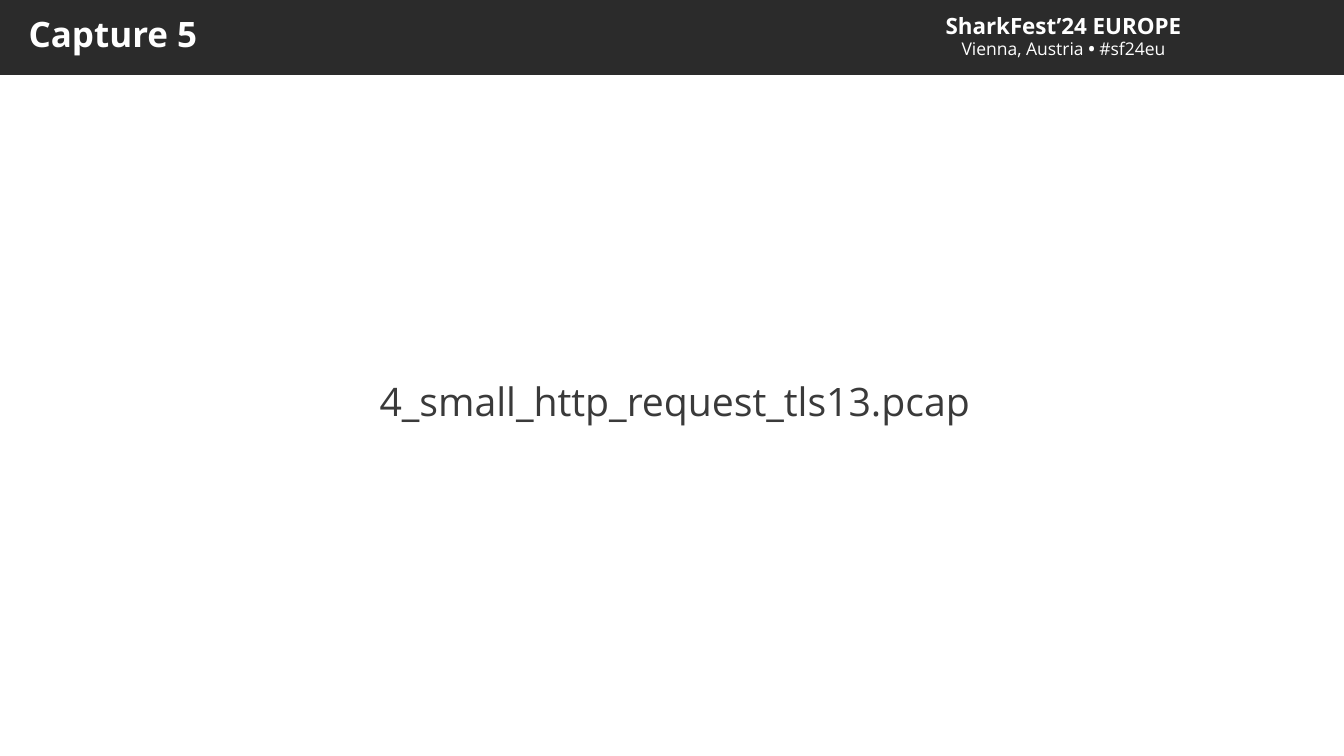
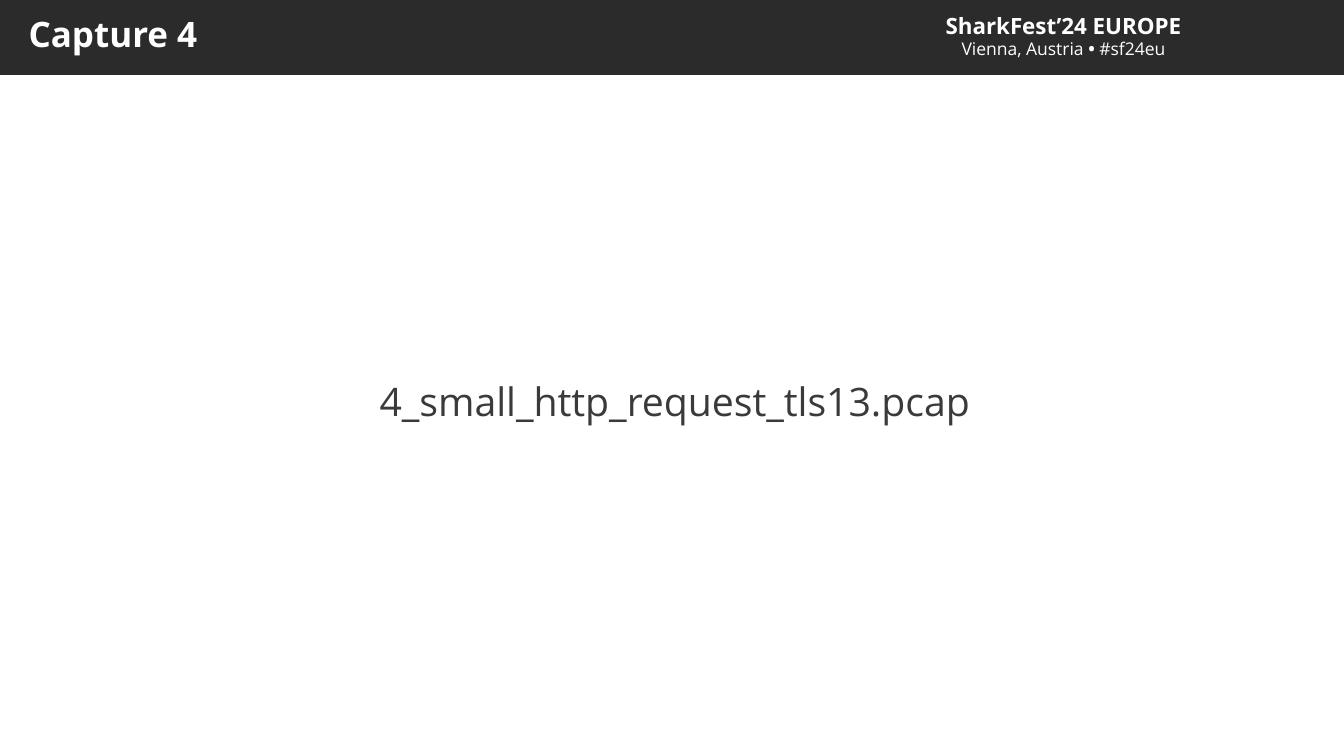
Before and after one commit to je-clark/sf24_eu_server_optimization, a slide deck: slide 24 of PacketGuidedOptimization_Sharkfest2024_EU_JClark.pptx. Drawn at 1344x756 pixels with LibreOffice and Linux fonts; fonts in the diff are those of the drawing; background and template pictures are left out; a plain dark background stands for a picture behind light text. Boxes give left, top, right and bottom in pixels: in the first picture for what was removed or moved away, otherwise in the second. Text is boxed around its words. In the diff, an @@ line names an element or a change of style, - is before the commit and + after.

```diff
--- a/PacketGuidedOptimization_Sharkfest2024_EU_JClark.pptx
+++ b/PacketGuidedOptimization_Sharkfest2024_EU_JClark.pptx
@@ title at bbox=[29, 21, 197, 56]: text changed @@
-Capture 5
+Capture 4
```
Also in this commit, not shown: 5 other slides changed.
